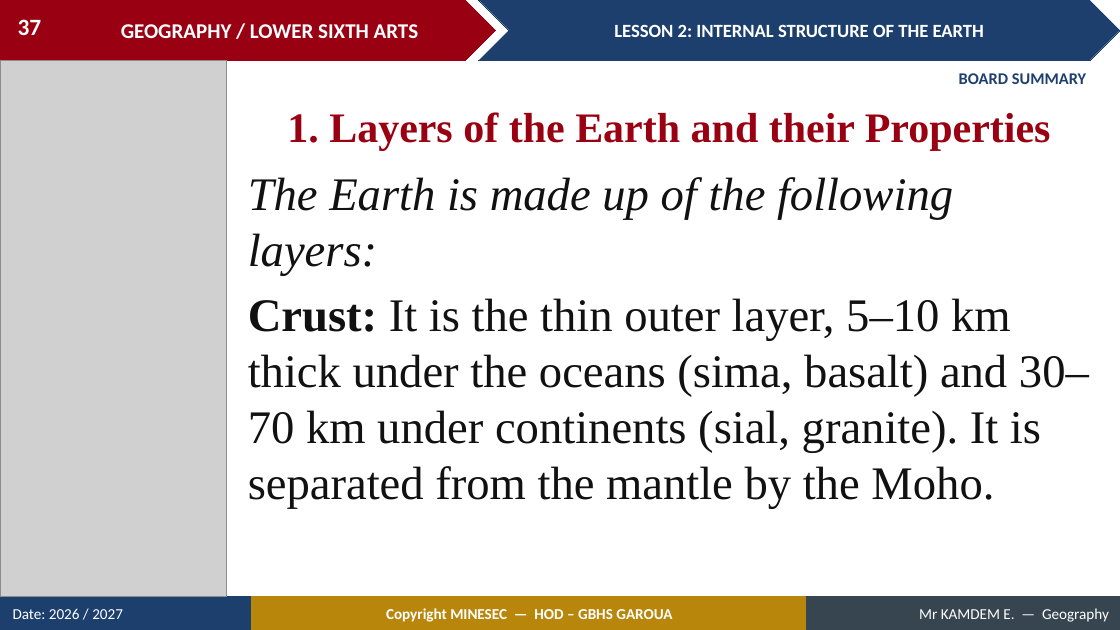
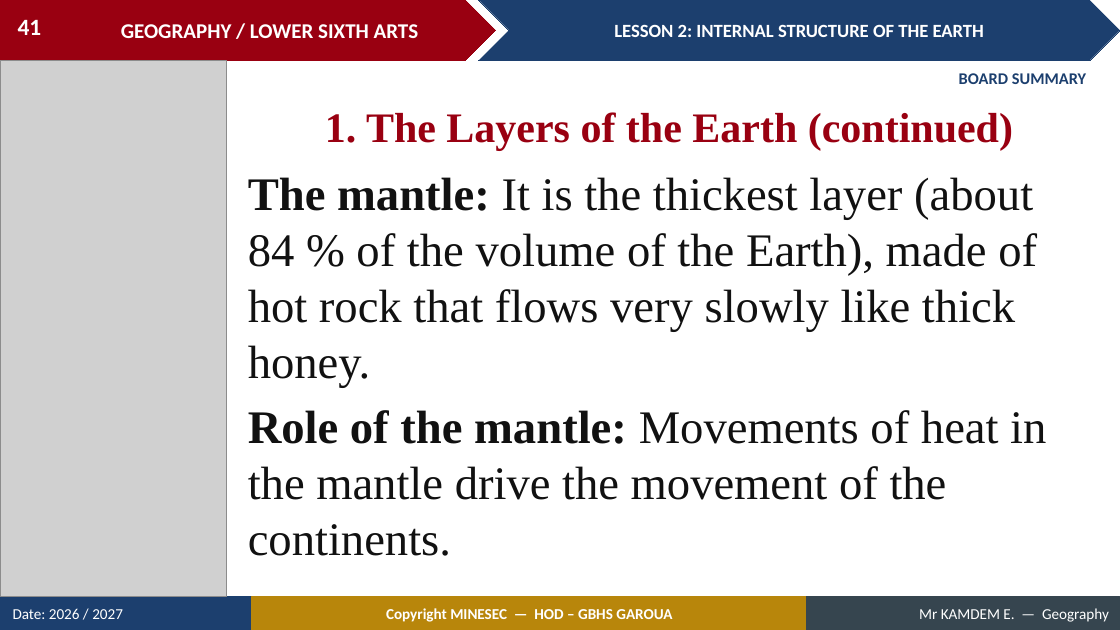
Before and after one commit to Berthautk/linea-github, a slide deck: slide 41 of lecons/LSA/Geomorphology/02_LSA_GEOMO_L02_Internal_Structure_of_the_Earth.pptx (slide 37 before the commit). Drawn at 1120x630 pixels with LibreOffice and Linux fonts; fonts in the diff are those of the drawing; grey boxes stand for pictures. Boxes give left, top, right and bottom in pixels: in the first picture for what was removed or moved away, otherwise in the second. Text is boxed around its words. In the diff, an @@ line names an element or a change of style, - is before the commit and + after.

```diff
--- a/lecons/LSA/Geomorphology/02_LSA_GEOMO_L02_Internal_Structure_of_the_Earth.pptx
+++ b/lecons/LSA/Geomorphology/02_LSA_GEOMO_L02_Internal_Structure_of_the_Earth.pptx
@@ page number at [18, 20, 42, 35]: text changed @@
-37
+41
@@ text at [325, 112, 1013, 150]: text changed @@
-1. Layers of the Earth and their Properties
+1. The Layers of the Earth (continued)
@@ text at [248, 177, 1046, 556]: text changed @@
-The Earth is made up of the following layers:
-Crust: It is the thin outer layer, 5–10 km thick under the oceans (sima, basalt) and 30–70 km under continents (sial, granite). It is separated from the mantle by the Moho.
+The mantle: It is the thickest layer (about 84 % of the volume of the Earth), made of hot rock that flows very slowly like thick honey.
+Role of the mantle: Movements of heat in the mantle drive the movement of the continents.
```
Also in this commit, not shown: 45 other slides changed, 13 slides added, 9 slides removed, 52 other files.
